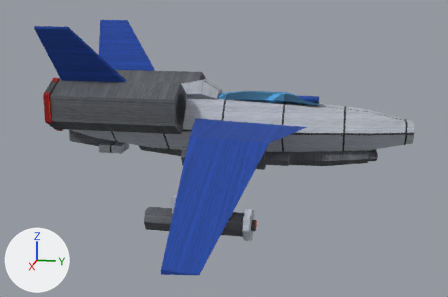
Before and after pictures for a commit that changed the glTF model art/models/goshawk.glb.
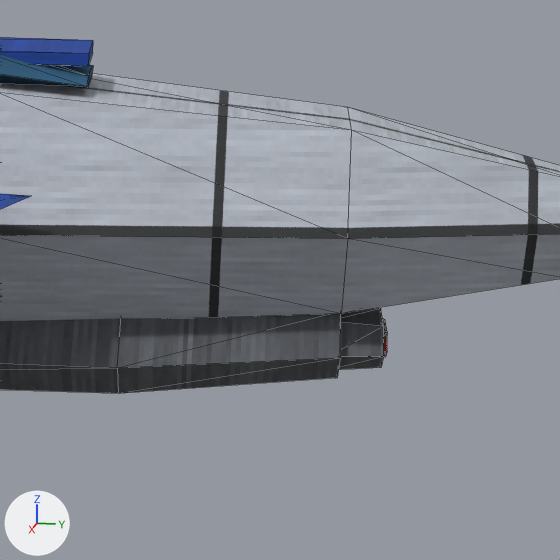
The first picture shows the older version from a camera (50 mm lens) standing at (147.9, 28.6, 30.8) and looking at (3.2, -0.4, -5.3). The close-ups show the older and then the newer version on the part from 67% to 92% of the width and 30% to 67% of the height of that picture. Only the edits that show in the close-ups are written down. The lights are fixed; the arrows at lower left show +X, +Y and +Z. The close-ups show mesh edges as thin lines. Where no turn or scale is listed for an object, it has been applied to the vertices. Vertices at exactly the same position are counted once.

Objects in the first close-up: 'cannon_bore', 'cannon_fairing', 'cannon_glow', 'canopy', 'fuselage', 'spine_stripe' and 1 more.
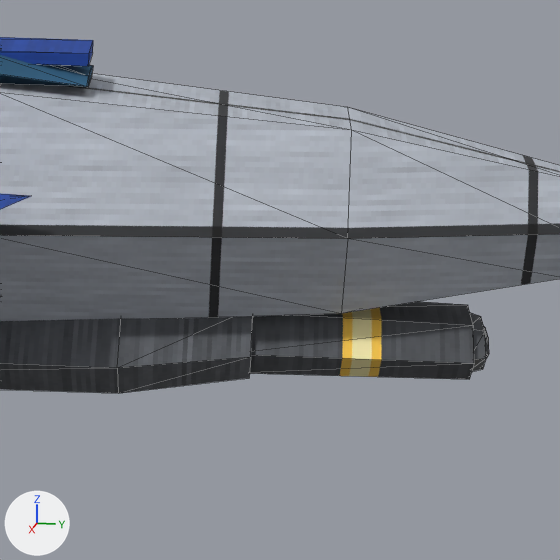
What changed in the scene script:
```text
Add img_strip:
    img_strip = load_image('strip', '_unpacked/strip', 64, 64, 'sRGB')
Add mat_amber_strip:
    mat_amber_strip = principled_material('amber.strip')
    mat_amber_strip.texture = img_strip
    mat_amber_strip.roughness = 0.9
Change me_cannon_bore:
    used by ob_cannon_bore; location = (0.0, 0.0, 0.0)
    remove me_cannon_bore.from_pydata(...)  # 12 vertices, 20 faces; spans x -4.0..4.0, y 33.5..36.0, z -7.2..-4.8
    add me_cannon_bore.from_pydata(...)  # 12 vertices, 20 faces; spans x -3.5..3.5, y 39.8..40.6, z -7.1..-4.9
    me_cannon_bore part 1: 12 of 12 vertices moved; they spanned x -4.0..4.0, y 33.5..36.0, z -7.2..-4.8 and now span x -3.5..3.5, y 39.8..40.6, z -7.1..-4.9; mean shift (0.0, 5.45, 0.0)
Change me_cannon_fairing:
    used by ob_cannon_fairing; location = (0.0, 0.0, 0.0)
    remove me_cannon_fairing.from_pydata(...)  # 24 vertices, 44 faces; spans x -7.0..7.0, y -22.0..34.0, z -8.9..-4.1
    add me_cannon_fairing.from_pydata(...)  # 24 vertices, 44 faces; spans x -7.0..7.0, y -22.0..30.0, z -8.9..-4.1
    me_cannon_fairing part 2
    me_cannon_fairing.vertices[18].co: (5.0, 34.0, -5.8) -> (5.2, 30.0, -5.9)  # pixel (340, 357) -> pixel (250, 356)
    me_cannon_fairing.vertices[19].co: (2.5, 34.0, -4.2) -> (2.6, 30.0, -4.2)
    me_cannon_fairing.vertices[20].co: (-2.5, 34.0, -4.2) -> (-2.6, 30.0, -4.2)
    me_cannon_fairing.vertices[21].co: (-5.0, 34.0, -5.8) -> (-5.2, 30.0, -5.9)
    me_cannon_fairing.vertices[22].co: (-2.5, 34.0, -7.4) -> (-2.6, 30.0, -7.6)
    me_cannon_fairing.vertices[23].co: (2.5, 34.0, -7.4) -> (2.6, 30.0, -7.6)  # pixel (337, 377) -> pixel (249, 378)
Change me_cannon_glow:
    used by ob_cannon_glow; location = (0.0, 0.0, 0.0)
    remove me_cannon_glow.from_pydata(...)  # 12 vertices, 20 faces; spans x -3.0..3.0, y 35.5..36.2, z -6.8..-5.2
    add me_cannon_glow.from_pydata(...)  # 12 vertices, 20 faces; spans x -2.5..2.5, y 40.4..40.8, z -6.7..-5.3
    me_cannon_glow part 3: 12 of 12 vertices moved; they spanned x -3.0..3.0, y 35.5..36.2, z -6.8..-5.2 and now span x -2.5..2.5, y 40.4..40.8, z -6.7..-5.3; mean shift (0.0, 4.75, 0.0)
Add me_cannon_barrel:
    me_cannon_barrel.from_pydata(...)  # a 6-sided cut cone along y (radius 4.5 by 1.73 at the low end, 4.0 by 1.5 at the high end) spanning x -4.5..4.5, y 29.0..40.0, z -7.5..-4.5
    me_cannon_barrel.materials.append(mat_amber_strip)  # picture img_strip
Add ob_cannon_barrel:
    ob_cannon_barrel = bpy.data.objects.new('cannon_barrel', me_cannon_barrel)
    ob_cannon_barrel.location = (0.0, 0.0, 0.0)
```

Pixel boxes [x1, y1, x2, y2] of what changed, in the close-ups (560 x 560 px; the box of a moved part takes in the faces that stretch with it):
'cannon_fairing', reshaped: before [0, 314, 341, 393]; after [0, 316, 252, 393]
'cannon_barrel', added: after [250, 301, 474, 379]
'cannon_bore', reshaped: before [338, 308, 384, 370]; after [470, 312, 486, 372]
'cannon_glow', reshaped: before [382, 318, 387, 357]; after [484, 326, 489, 358]
part 2 of me_cannon_fairing, moved or reshaped: before [121, 314, 341, 393]; after [121, 316, 252, 393]
